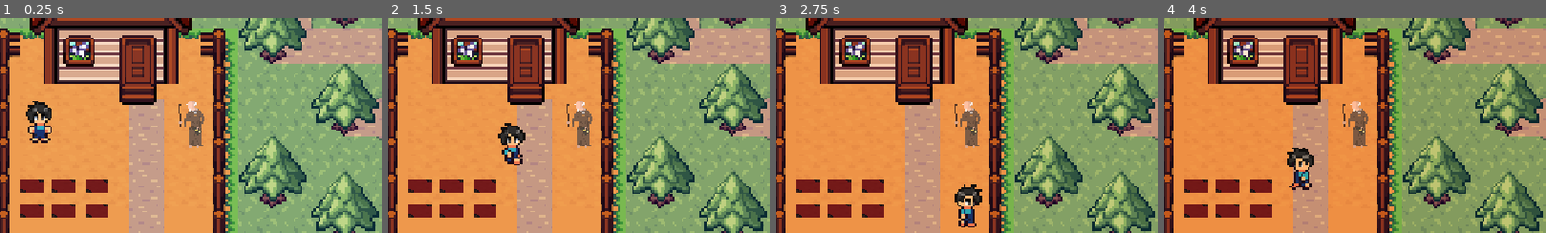
Above: before the commit, frames 1-4 (left to right).
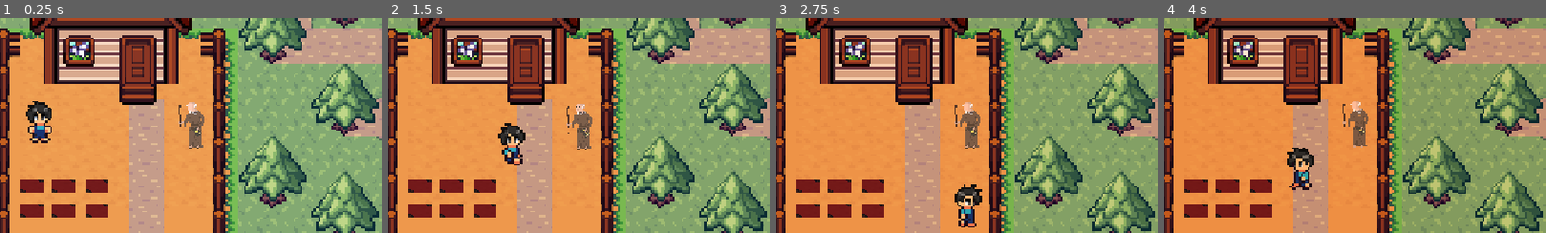
Above: after the commit, the same moments.

Repository: IamPedrin/gamejam-if-2026
Game: Godot game, scene res://Pedrin/PL-Scenes/Fazenda.tscn
The game is run twice, just before and just after one commit, with the same random seed, the same clock (stepped at 60 frames per second) and the same inputs.
Inputs:
- Up to frame 1 (0.25 s): no input
- Up to frame 2 (1.5 s): tap Enter (ui_accept) at 0.5, 0.77 s; hold D (move_right) 0.53-1.28 s; tap E (interagir) at 0.6 s; hold S (move_down) from 1.28 s (still down); tap P at 1.35 s
- Up to frame 3 (2.75 s): tap Enter (ui_accept) at 1.52 s; release S (move_down) at 2.03 s; hold D (move_right) from 2.03 s (still down); tap O at 2.1 s
- Up to frame 4 (4 s): release D (move_right) at 2.78 s; hold W (move_up) 2.78-3.53 s; tap M at 2.85 s; tap Enter (ui_accept) at 3.02, 3.77 s; hold A (move_left) from 3.53 s (still down); tap 1 at 3.6 s
The pictures show only the part of the screen within x 33-83%, y 31-81%; the shares and areas given below are measured in that part.

The runs differ from the first frame. In frame 1, 0.2% of the frame differs, in the area x 46-54%, y 38-61%; in frame 2, 0.3%, in the area x 46-54%, y 38-62%; in frame 3, 0.2%; in frame 4, nothing differs.

Commit message:
feat: animando oldman

Diff:
--- a/Pedrin/PL-Scenes/VelhoSabio.tscn
+++ b/Pedrin/PL-Scenes/VelhoSabio.tscn
@@ -2,6 +2,43 @@
 
 [ext_resource type="Texture2D" uid="uid://tl5b7btt176u" path="res://Pedrin/PL-Sprites/Old man.png" id="1_2iijp"]
 [ext_resource type="Script" uid="uid://cpqp3k4mjh0ni" path="res://Pedrin/PL-Scripts/velhosabio.gd" id="1_anc55"]
+
+[sub_resource type="Animation" id="Animation_2iijp"]
+length = 0.001
+tracks/0/type = "value"
+tracks/0/imported = false
+tracks/0/enabled = true
+tracks/0/path = NodePath(".:position")
+tracks/0/interp = 1
+tracks/0/loop_wrap = true
+tracks/0/keys = {
+"times": PackedFloat32Array(0),
+"transitions": PackedFloat32Array(1),
+"update": 0,
+"values": [Vector2(0, -9)]
+}
+
+[sub_resource type="Animation" id="Animation_8qo41"]
+resource_name = "oldman_animation"
+loop_mode = 1
+tracks/0/type = "value"
+tracks/0/imported = false
+tracks/0/enabled = true
+tracks/0/path = NodePath(".:position")
+tracks/0/interp = 1
+tracks/0/loop_wrap = true
+tracks/0/keys = {
+"times": PackedFloat32Array(0, 0.5, 1),
+"transitions": PackedFloat32Array(1, 1, 1),
+"update": 0,
+"values": [Vector2(0, -9), Vector2(0, -8), Vector2(0, -9)]
+}
+
+[sub_resource type="AnimationLibrary" id="AnimationLibrary_3ciyi"]
+_data = {
+&"RESET": SubResource("Animation_2iijp"),
+&"oldman_animation": SubResource("Animation_8qo41")
+}
 
 [sub_resource type="RectangleShape2D" id="RectangleShape2D_5k018"]
 size = Vector2(6.5, 1.75)
@@ -16,6 +53,10 @@
 position = Vector2(0, -9)
 scale = Vector2(0.4, 0.4)
 texture = ExtResource("1_2iijp")
+
+[node name="AnimationPlayer" type="AnimationPlayer" parent="Sprite2D" unique_id=862779103]
+libraries/ = SubResource("AnimationLibrary_3ciyi")
+autoplay = &"oldman_animation"
 
 [node name="CollisionShape2D" type="CollisionShape2D" parent="." unique_id=1740874850]
 position = Vector2(0, 1)
